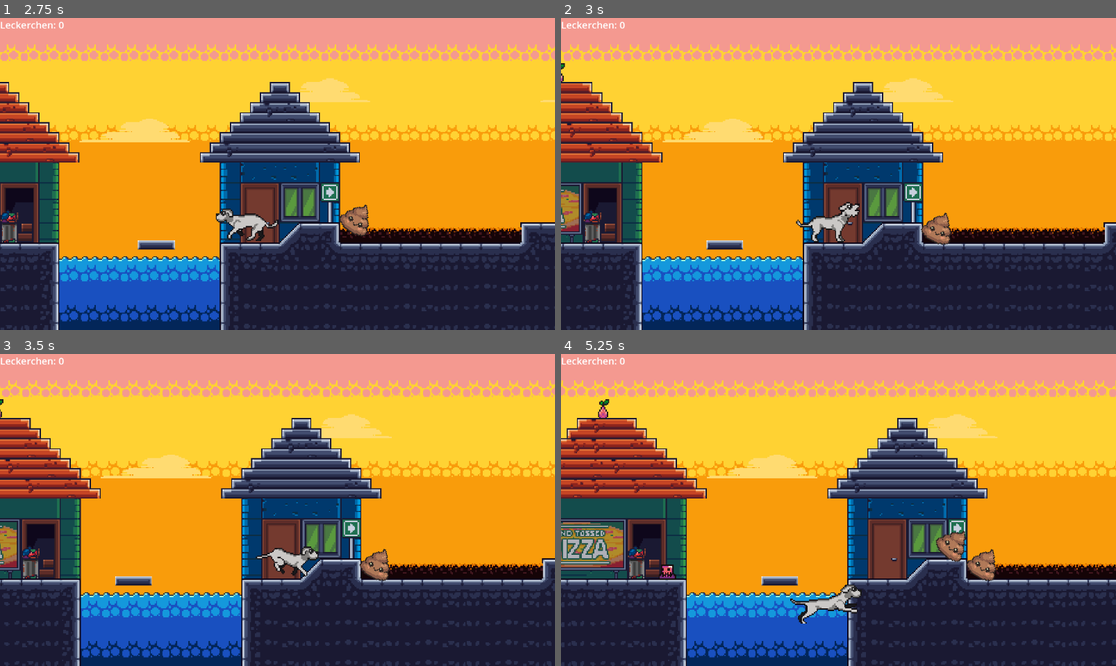
Above: before the commit, frames 1-4 (two rows, left to right).
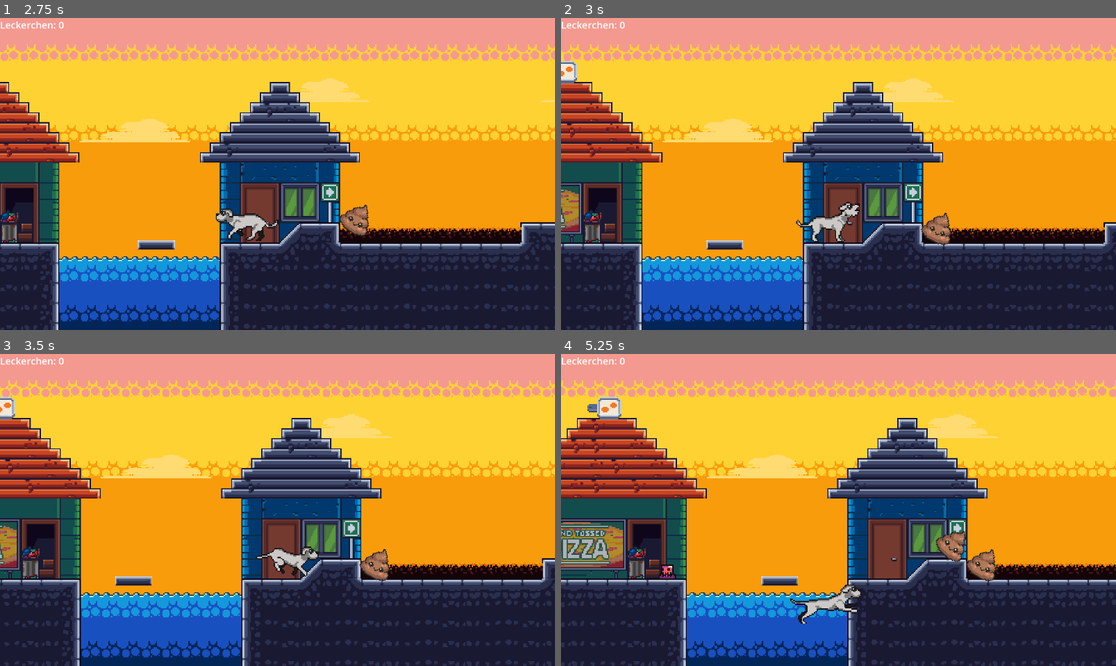
Above: after the commit, the same moments.

Repository: LukasRoeding/walk-your-human
Game: Godot game, scene res://scenes/spiel.tscn
Same seed, same stepped clock (60 frames per second), same inputs: the game is played once before the commit and once after it.
Inputs:
- Up to frame 1 (2.75 s): hold D (move_right) 0.53-2.03 s; tap 1 (bark) at 0.6 s; tap W (jump) at 0.77, 1.52 s; tap K (shit) at 1.35 s; hold A (move_left) from 2.03 s (still down); tap 3 (sleep) at 2.1 s
- Up to frame 2 (3 s): release A (move_left) at 2.78 s; hold D (move_right) from 2.78 s (still down); tap 1 (bark) at 2.85 s
- Up to frame 3 (3.5 s): keep holding D (move_right); tap W (jump) at 3.02 s
- Up to frame 4 (5.25 s): tap K (shit) at 3.6 s; tap W (jump) at 3.77, 4.52 s; release D (move_right) at 4.28 s; hold A (move_left) 4.28-5.03 s; tap 3 (sleep) at 4.35 s; hold D (move_right) from 5.03 s (still down); tap 1 (bark) at 5.1 s

Frame 1 is identical in both runs. In frame 2, 0.2% of the frame differs, in the area x 0-3%, y 13-21%; in frame 3, 0.2%; in frame 4, 0.4%, in the area x 4-11%, y 13-21%.

Commit message:
adding new food icons

Diff:
--- a/scenes/coin.tscn
+++ b/scenes/coin.tscn
@@ -6,6 +6,7 @@
 radius = 5.0
 
 [node name="Coin" type="Area2D"]
+scale = Vector2(1.12895, 1.11452)
 collision_mask = 2
 script = ExtResource("1_i64fm")
 
--- a/scenes/spiel.tscn
+++ b/scenes/spiel.tscn
@@ -2,8 +2,8 @@
 
 [ext_resource type="PackedScene" uid="uid://cfdk3ttq8i1mu" path="res://scenes/player.tscn" id="1_ced32"]
 [ext_resource type="Texture2D" uid="uid://b8wh021a7kxn8" path="res://assets/tiles/world_tileset.png" id="2_oqkr6"]
+[ext_resource type="Texture2D" uid="uid://bx76rd5fvi5qn" path="res://assets/sprites/food.png" id="3_dlty2"]
 [ext_resource type="PackedScene" uid="uid://cfr8h52dvvfm3" path="res://scenes/platform.tscn" id="3_j4q3w"]
-[ext_resource type="Texture2D" uid="uid://du721l6iiy048" path="res://assets/sprites/fruit.png" id="3_trto6"]
 [ext_resource type="PackedScene" uid="uid://c4utx4vpfx4ag" path="res://scenes/coin.tscn" id="4_ny8ki"]
 [ext_resource type="PackedScene" uid="uid://demwyl26cabi5" path="res://scenes/killzone.tscn" id="5_5nffn"]
 [ext_resource type="Texture2D" uid="uid://c4dedsvy7beo4" path="res://assets/tiles/mp_cs_doors_windows.png" id="6_147mi"]
@@ -1619,34 +1619,32 @@
 [node name="Coins" type="Node" parent="."]
 
 [node name="Coin" parent="Coins" instance=ExtResource("4_ny8ki")]
-z_index = 1
 position = Vector2(430, -37)
 
 [node name="Sprite2D" type="Sprite2D" parent="Coins/Coin"]
-position = Vector2(0, -2)
-texture = ExtResource("3_trto6")
+position = Vector2(1.12981e-07, -1.66893e-06)
+rotation = 3.15998
+texture = ExtResource("3_dlty2")
 region_enabled = true
-region_rect = Rect2(0, 0, 16, 16)
+region_rect = Rect2(469, 559, 16, 12)
 
 [node name="Coin2" parent="Coins" instance=ExtResource("4_ny8ki")]
-z_index = 1
-position = Vector2(-242, -133)
+position = Vector2(-241, -137)
 
 [node name="Sprite2D" type="Sprite2D" parent="Coins/Coin2"]
-position = Vector2(1, -2)
-texture = ExtResource("3_trto6")
+position = Vector2(-0.885783, 0.897249)
+texture = ExtResource("3_dlty2")
 region_enabled = true
-region_rect = Rect2(18, 32, 16, 16)
+region_rect = Rect2(157, 372, 24, 16)
 
 [node name="Coin3" parent="Coins" instance=ExtResource("4_ny8ki")]
-z_index = 1
-position = Vector2(-298, -5)
+position = Vector2(-293, -6)
 
 [node name="Sprite2D" type="Sprite2D" parent="Coins/Coin3"]
-position = Vector2(0, -2)
-texture = ExtResource("3_trto6")
+position = Vector2(0.88578, 5.96046e-08)
+texture = ExtResource("3_dlty2")
 region_enabled = true
-region_rect = Rect2(32, 16, 16, 16)
+region_rect = Rect2(53, 402, 21, 13)
 
 [node name="player" parent="." instance=ExtResource("1_ced32")]
 position = Vector2(-1, -9)
--- a/scripts/killzone.gd
+++ b/scripts/killzone.gd
@@ -4,7 +4,8 @@
 
 func _on_body_entered(body: Node2D) -> void:
 	if body.name == "player":
-		body.get_node("CollisionShape2D").queue_free()
+		if body.has_node("CollisionShape2D"):
+			body.get_node("CollisionShape2D").queue_free()
 		Engine.time_scale = 0.5
 		timer.start()
 
Binary file added: assets/sprites/food.png
Not shown, added: assets/sprites/food.png.import
Not shown, changed: Platformer_website.html
Not shown, changed: Platformer_website.pck
